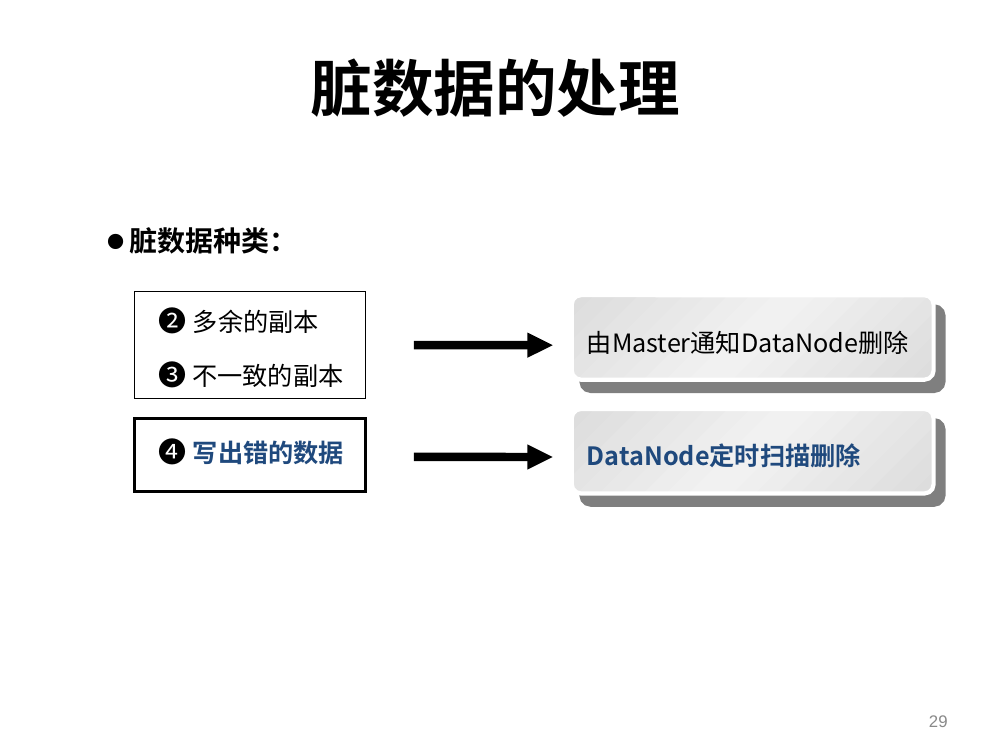
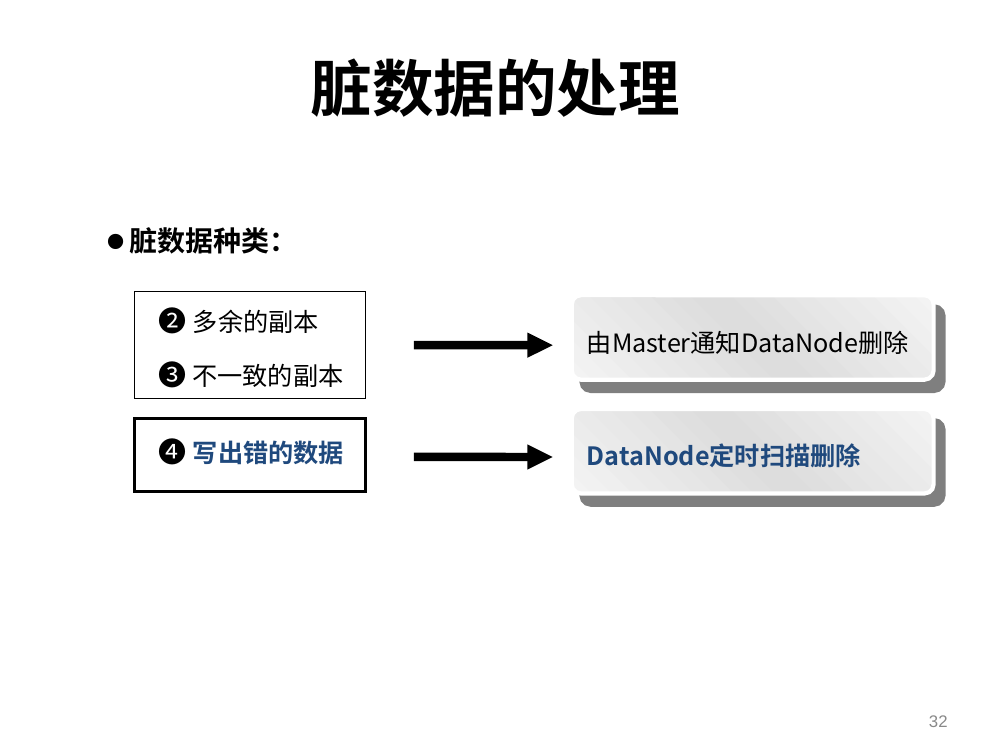
Before and after one commit to machicao2013/mooon, a slide deck: slide 32 of applications/lightfs/doc/portableDFS-可便携的分布式文件系统.ppt (slide 29 before the commit). Drawn at 1008x756 pixels with LibreOffice and Linux fonts; fonts in the diff are those of the drawing; background and template pictures are left out. Boxes give left, top, right and bottom in pixels: in the first picture for what was removed or moved away, otherwise in the second. Text is boxed around its words. In the diff, an @@ line names an element or a change of style, - is before the commit and + after.

```diff
--- a/applications/lightfs/doc/portableDFS-可便携的分布式文件系统.ppt
+++ b/applications/lightfs/doc/portableDFS-可便携的分布式文件系统.ppt
@@ rounded rectangle at (572, 295, 933, 380): fill gradient #DDDDDD to #F1F1F1 to gradient #F3F3F3 to #DDDDDD @@
@@ rounded rectangle at (572, 409, 933, 494): fill gradient #DDDDDD to #F1F1F1 to gradient #F3F3F3 to #DDDDDD @@
@@ page number at (929, 715, 948, 727): text changed @@
-29
+32
```
Also in this commit, not shown: 15 other slides changed, 4 slides added, 4 other files.
